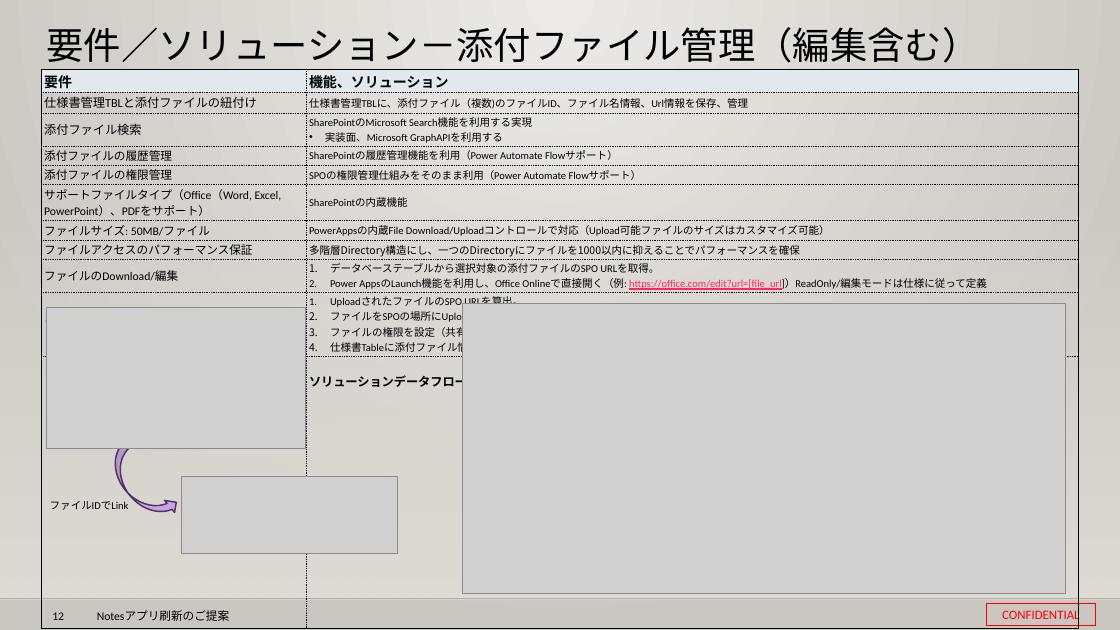
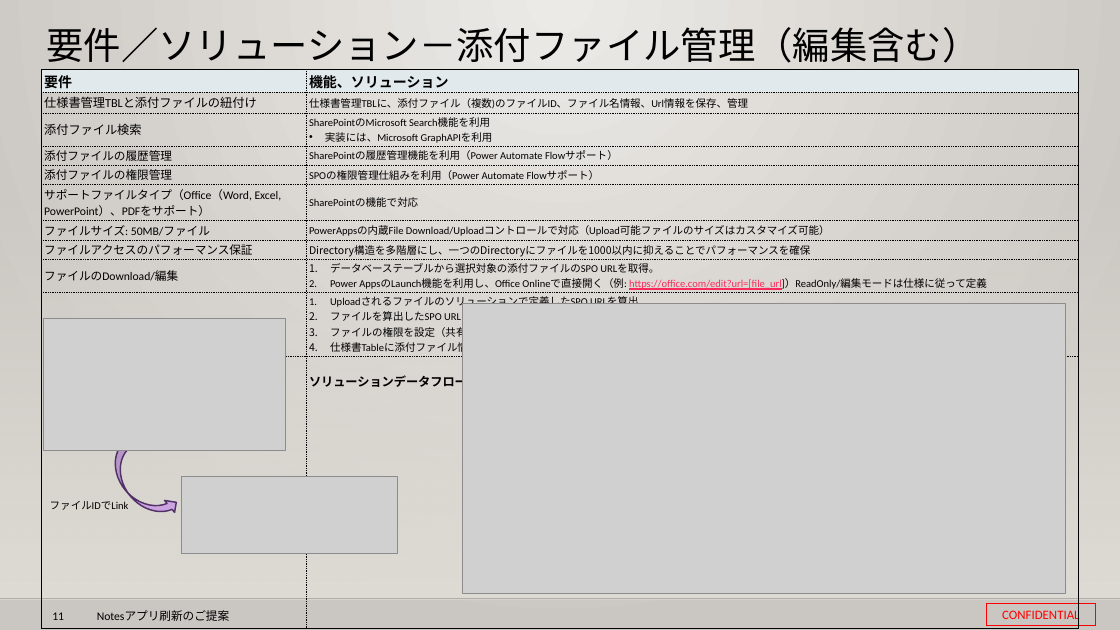
Before and after one commit to 0494938/Notes--CMS-Online, a slide deck: slide 11 of Notesアプリ刷新プロジェクト提案見積もり.v3.pptx (slide 12 before the commit). Drawn at 1120x630 pixels with LibreOffice and Linux fonts; fonts in the diff are those of the drawing; grey boxes stand for pictures; background and template pictures are left out. Boxes give left, top, right and bottom in pixels: in the first picture for what was removed or moved away, otherwise in the second. Text is boxed around its words. In the diff, an @@ line names an element or a change of style, - is before the commit and + after.

```diff
--- a/Notesアプリ刷新プロジェクト提案見積もり.v3.pptx
+++ b/Notesアプリ刷新プロジェクト提案見積もり.v3.pptx
@@ table at bbox=[42, 70, 1079, 579] @@
-row 3, column 2: SharePointのMicrosoft Search機能を利用する実現 / 実装面、Microsoft GraphAPIを利用する
+row 3, column 2: SharePointのMicrosoft Search機能を利用 / 実装には、Microsoft GraphAPIを利用
-row 5, column 2: SPOの権限管理仕組みをそのまま利用（Power Automate Flowサポート）
+row 5, column 2: SPOの権限管理仕組みを利用（Power Automate Flowサポート）
-row 6, column 2: SharePointの内蔵機能
+row 6, column 2: SharePointの機能で対応
-row 8, column 2: 多階層Directory構造にし、一つのDirectoryにファイルを1000以内に抑えることでパフォーマンスを確保
+row 8, column 2: Directory構造を多階層にし、一つのDirectoryにファイルを1000以内に抑えることでパフォーマンスを確保
-row 10, column 2: UploadされたファイルのSPO URLを算出。 / ファイルをSPOの場所にUpload / ファイルの権限を設定（共有相手個人、組織のみに与える） / 仕様書Tableに添付ファイル情報を登録する
+row 10, column 2: Uploadされるファイルのソリューションで定義したSPO URLを算出 / ファイルを算出したSPO URLにUpload / ファイルの権限を設定（共有相手個人、組織のみに与える） / 仕様書Tableに添付ファイル情報を登録する
@@ picture: place and size @@
-picture at bbox=[46, 308, 306, 449]
+picture at bbox=[44, 318, 286, 450]
@@ page number at bbox=[52, 612, 64, 620]: text changed @@
-12
+11
```
Also in this commit, not shown: 13 other slides changed, 2 slides removed, 1 other file.
